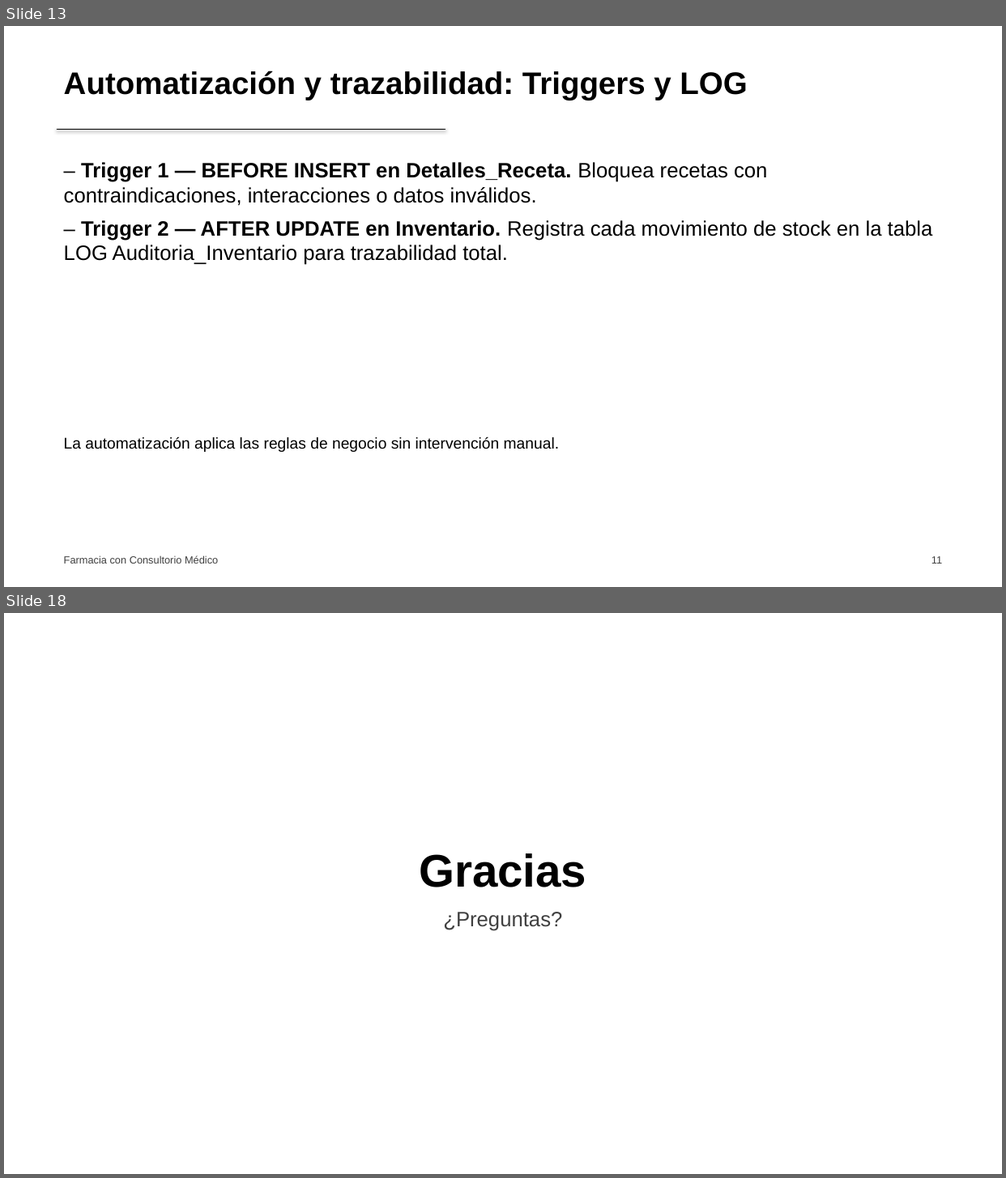
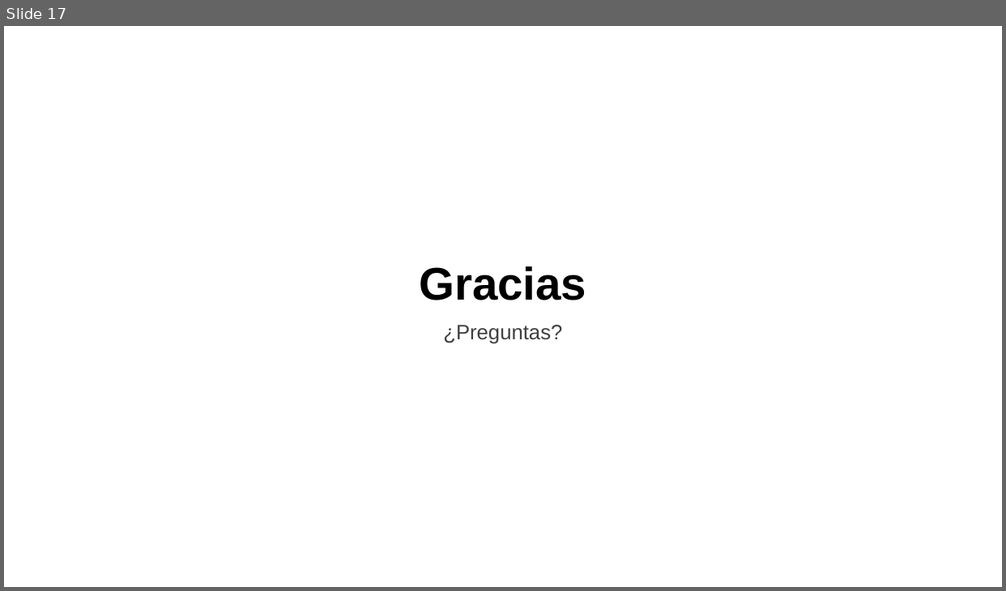
Before and after one commit to riosisraelg/proyecto-final-farmacia, a slide deck: docs/latex/slides/slides.pptx. Shown one above the other, each under a label of ours: slides 13 and 18 before the commit, slide 17 after it; the slides between them are not shown. The pictures are 1006x1178 and 1006x591 pixels, drawn with LibreOffice and Linux fonts; fonts in the diff are those of the drawing. Boxes give left, top, right and bottom in pixels: in the first picture for what was removed or moved away, otherwise in the second. Text is boxed around its words. In the diff, an @@ line names an element or a change of style, - is before the commit and + after.

Commit message:
feat(slides): reestructura al outline de 15 diapositivas de la exposición oral
- Secuencia: empresa, problemática, impacto, causa raíz, estrategia,
  solución (ER), gestión de datos, automatización, reglas de negocio,
  inventario, integración op/tec, estrategia integral, beneficios, conclusión
- Redacción de problemática, impacto y causa raíz según el caso real
- Portada con Integrantes/Materia/Profesor; evidencias como placeholders
- Mantiene estilo monocromático y logo solo en portada

```diff
--- a/docs/latex/slides/slides.pptx
+++ b/docs/latex/slides/slides.pptx
@@ slide 13 removed at bbox=[4, 26, 1002, 587], background #FFFFFF @@
@@ text removed at bbox=[64, 71, 747, 101] @@
-Automatización y trazabilidad: Triggers y LOG
@@ line removed from (57, 130) to (445, 130) @@
@@ text removed at bbox=[64, 162, 933, 265] @@
-– Trigger 1 — BEFORE INSERT en Detalles_Receta. Bloquea recetas con contraindicaciones, interacciones o datos inválidos.
-– Trigger 2 — AFTER UPDATE en Inventario. Registra cada movimiento de stock en la tabla LOG Auditoria_Inventario para trazabilidad total.
@@ text removed at bbox=[64, 437, 559, 452] @@
-La automatización aplica las reglas de negocio sin intervención manual.
@@ text removed at bbox=[64, 556, 218, 564] @@
-Farmacia con Consultorio Médico
@@ text removed at bbox=[931, 557, 942, 564] @@
-11
@@ what was slide 18 is now slide 17 @@
```
Also in this commit, not shown: 3 slides changed, 12 slides added, 12 other slides removed, 3 other files.
